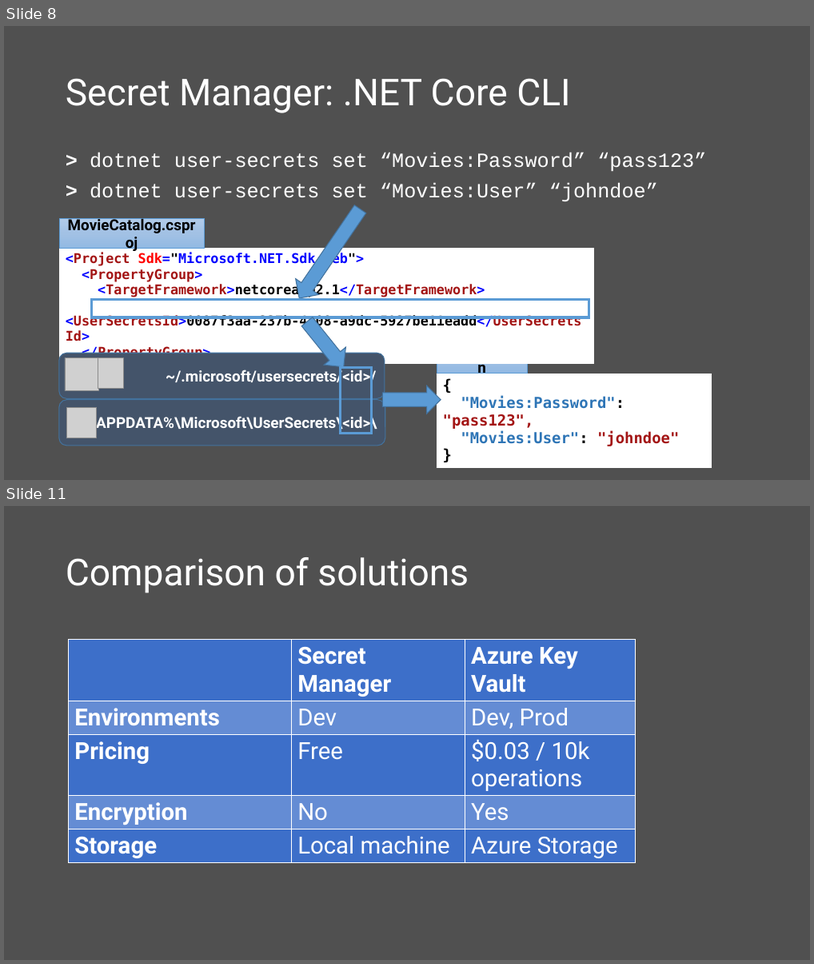
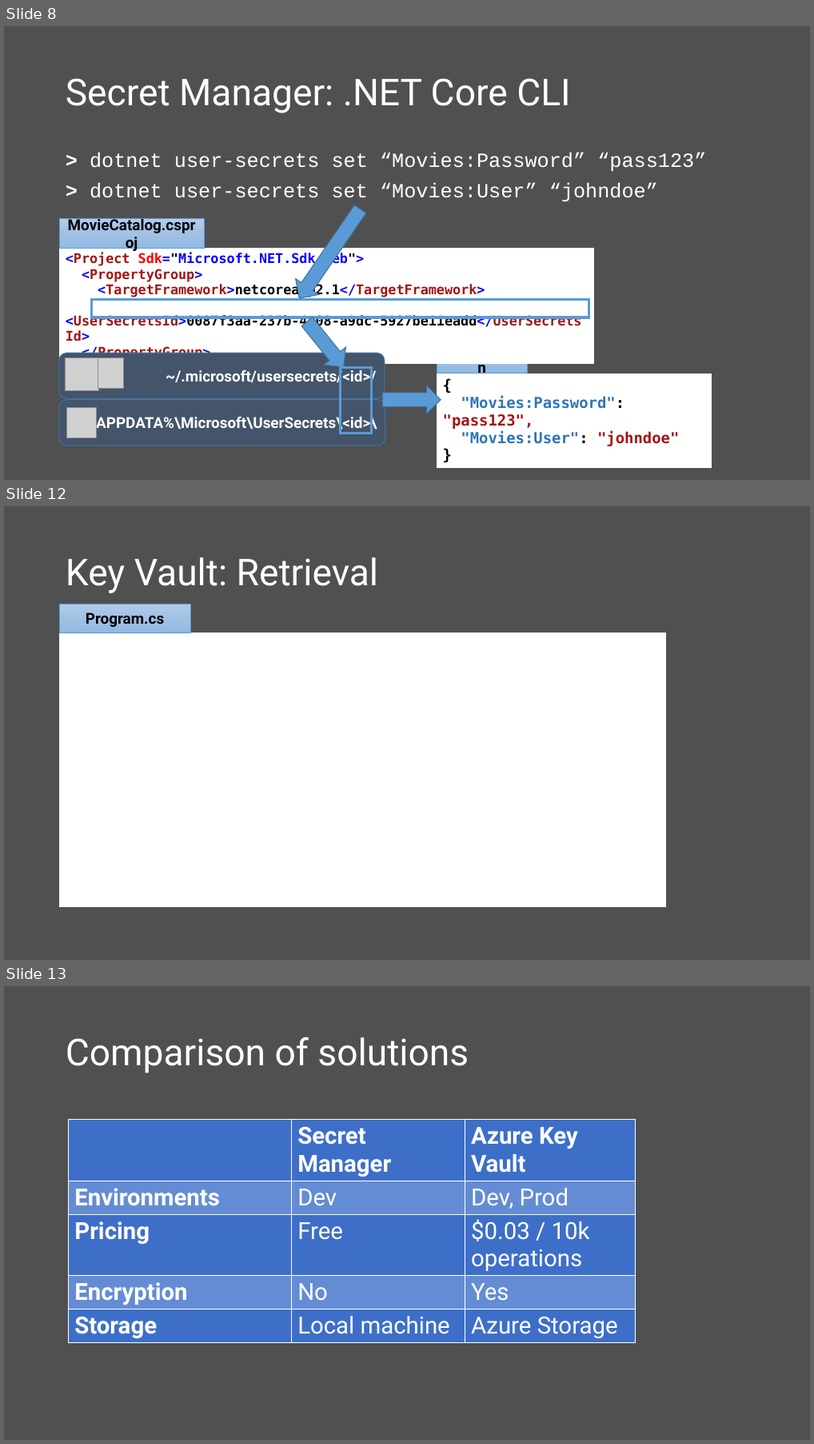
Before and after one commit to scottaddie/slide-decks, a slide deck: Protecting App Secrets.pptx. Shown one above the other, each under a label of ours: slides 8 and 11 before the commit, slides 8, 12 and 13 after it; the slides between them are not shown. The pictures are 814x964 and 814x1444 pixels, drawn with LibreOffice and Linux fonts; fonts in the diff are those of the drawing; grey boxes stand for pictures. Boxes give left, top, right and bottom in pixels: in the first picture for what was removed or moved away, otherwise in the second. Text is boxed around its words. In the diff, an @@ line names an element or a change of style, - is before the commit and + after.

Commit message:
More Key Vault info

```diff
--- a/Protecting App Secrets.pptx
+++ b/Protecting App Secrets.pptx
@@ slide 12 added at <box>4,506,810,960</box>, background #505050 @@
@@ title added at <box>66,557,379,593</box>, 44 pt, text #FFFFFF @@
+Key Vault: Retrieval
@@ rectangle added at <box>60,604,190,633</box>, fill gradient #B1CBE9 to #A3C1E5 to #93B9E4, outline #5B9BD5 0.5 pt, 18 pt, text #000000, bold @@
+Program.cs
@@ table added at <box>60,633,666,907</box>, 2 rows, 1 columns @@
+
+
@@ what was slide 11 is now slide 13 @@
```
Also in this commit, not shown: 4 slides changed, 2 other slides added.
